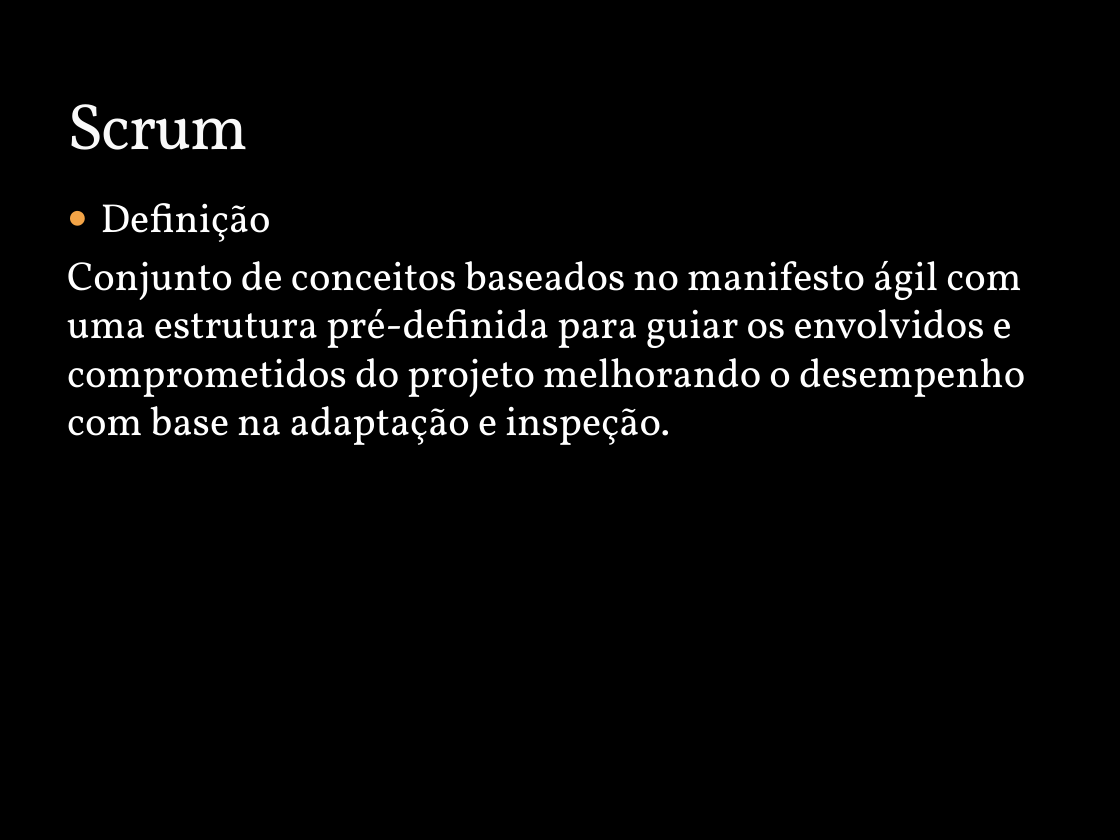
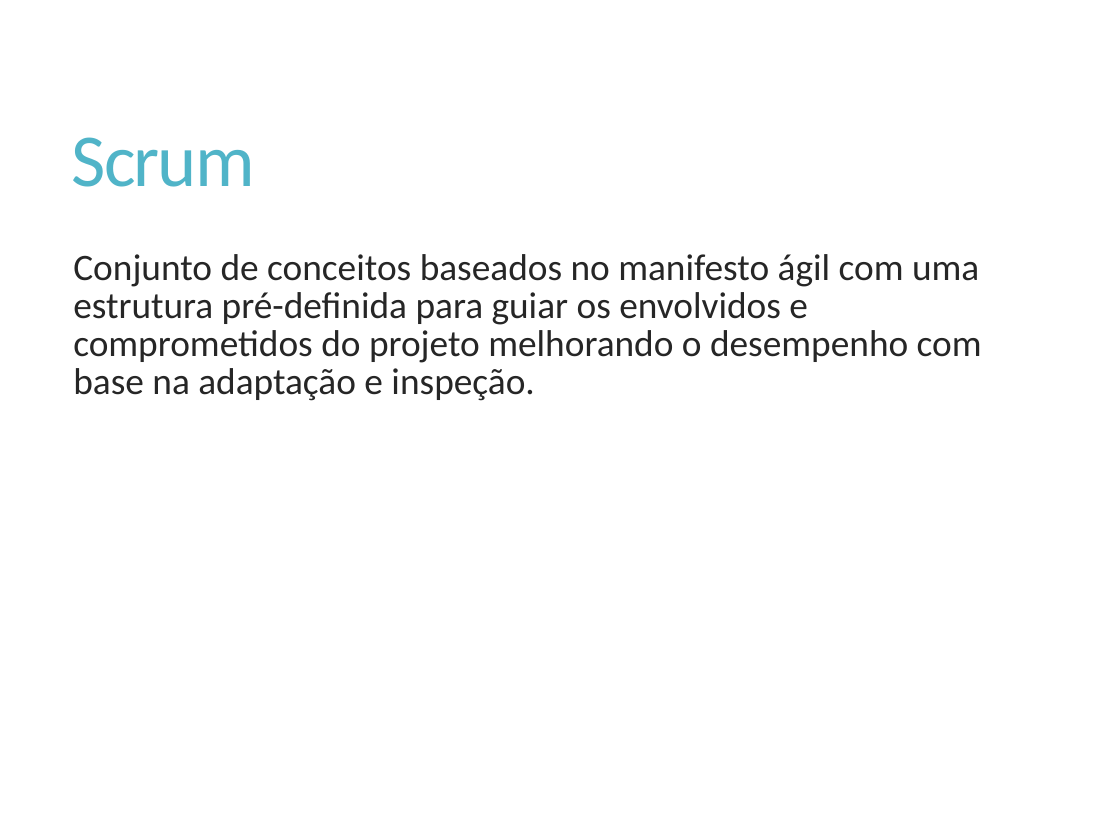
Before and after one commit to Elton-Garbin/TCC-2016, a slide deck: slide 15 of StartIdea/StartIdea.Docs/Apresentacao.pptx. Drawn at 1120x840 pixels with LibreOffice and Linux fonts; fonts in the diff are those of the drawing; background and template pictures are left out. Boxes give left, top, right and bottom in pixels: in the first picture for what was removed or moved away, otherwise in the second. Text is boxed around its words. In the diff, an @@ line names an element or a change of style, - is before the commit and + after.

Commit message:
Novo layout ppt

```diff
--- a/StartIdea/StartIdea.Docs/Apresentacao.pptx
+++ b/StartIdea/StartIdea.Docs/Apresentacao.pptx
@@ background picture (left out) to #FFFFFF @@
@@ title "Scrum": place and size @@
-title "Scrum" at (67, 104, 248, 150)
+title "Scrum" at (72, 137, 255, 187)
@@ title "Scrum" at (72, 137, 255, 187): size 42 to 48 pt, font Vollkorn to Calibri, text colour #F9F9F9 to #50B4C8, letter spacing -1 to -1.2 pt, letter outline #3C4422 0.25 pt to none; line spacing 1 to 0.9; vertical alignment bottom to middle @@
@@ text at (101, 203, 271, 242): paragraph removed @@
-● Definição
@@ text "Conjunto de conceitos baseados no ...": place and size @@
-text "Conjunto de conceitos baseados no ..." at (67, 203, 1025, 445)
+text "Conjunto de conceitos baseados no ..." at (73, 254, 982, 401)
@@ text "Conjunto de conceitos baseados no ..." at (73, 254, 982, 401): size 26 to 24 pt, font Vollkorn to Calibri, text colour #FFFFFF to #262626; line spacing 1 to 0.85; more space between paragraphs @@
```
Also in this commit, not shown: 17 other slides changed, 4 slides added.
